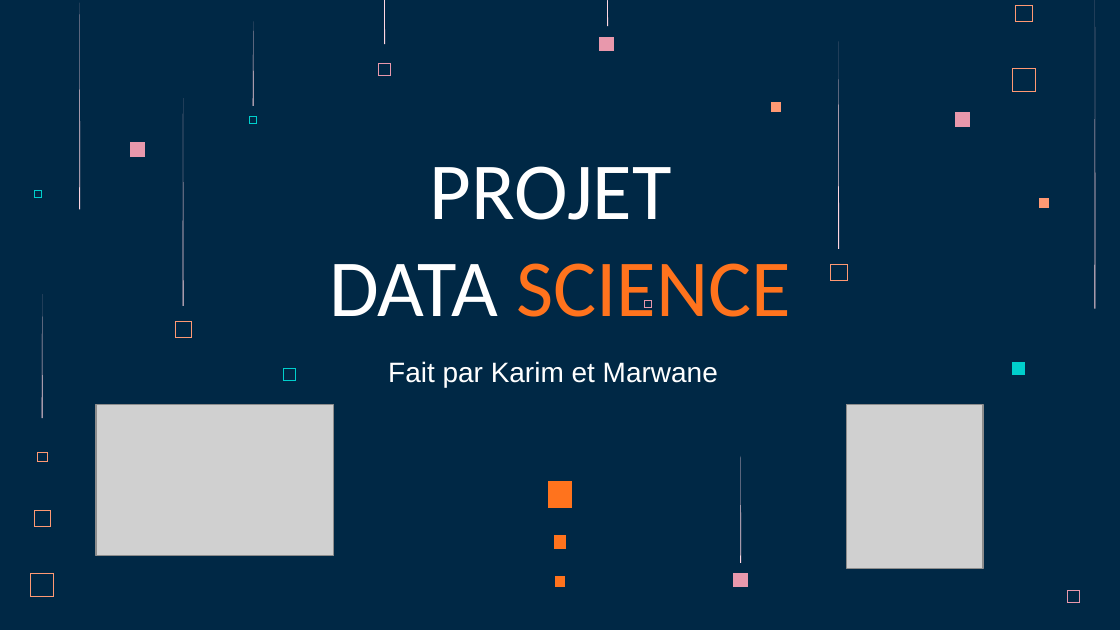
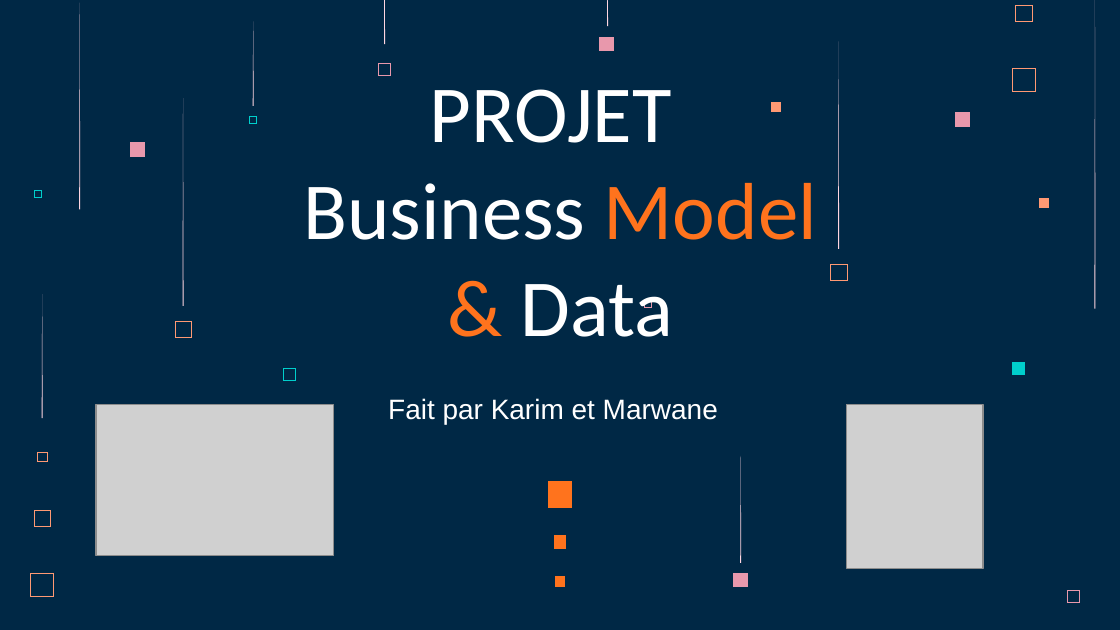
Before and after one commit to karimaidibi/BusinessModelsDataIG5, a slide deck: slide 1 of Business Model & Data .pptx. Drawn at 1120x630 pixels with LibreOffice and Linux fonts; fonts in the diff are those of the drawing; grey boxes stand for pictures. Boxes give left, top, right and bottom in pixels: in the first picture for what was removed or moved away, otherwise in the second. Text is boxed around its words. In the diff, an @@ line names an element or a change of style, - is before the commit and + after.

```diff
--- a/Business Model & Data .pptx
+++ b/Business Model & Data .pptx
@@ title "PROJET": place and size @@
-title "PROJET" at (329,166,791,317)
+title "PROJET" at (303,89,817,337)
@@ title at (303,183,817,337): text changed; text colour #FF731D to #FFFFFF @@
-DATA SCIENCE
+Business Model
+& Data
@@ subtitle "Fait par Karim et Marwane": place and size @@
-subtitle "Fait par Karim et Marwane" at (388,361,718,387)
+subtitle "Fait par Karim et Marwane" at (388,398,718,424)
```
Also in this commit, not shown: 2 other slides changed, 1 slide added, 1 other file.
